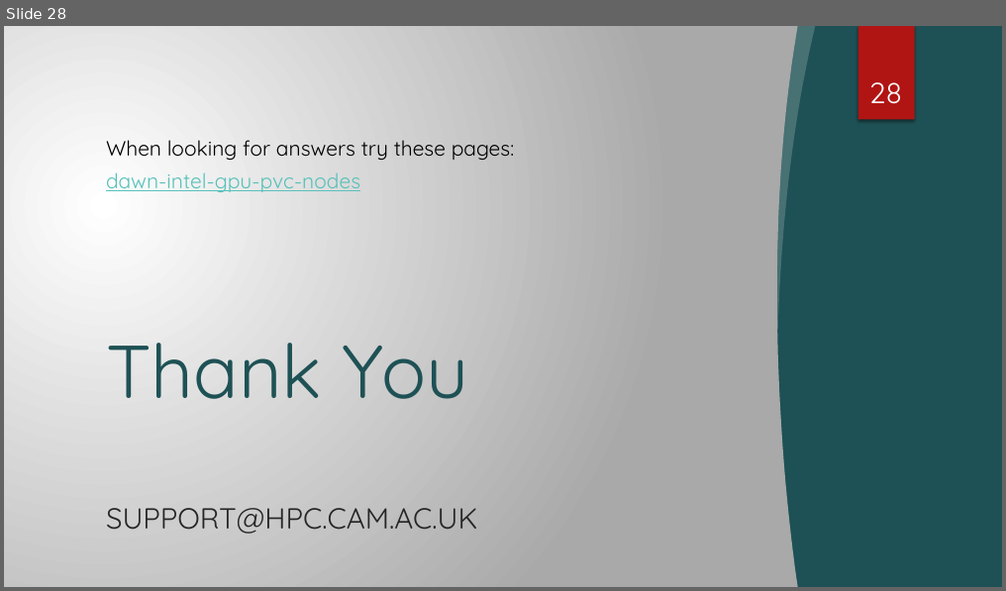
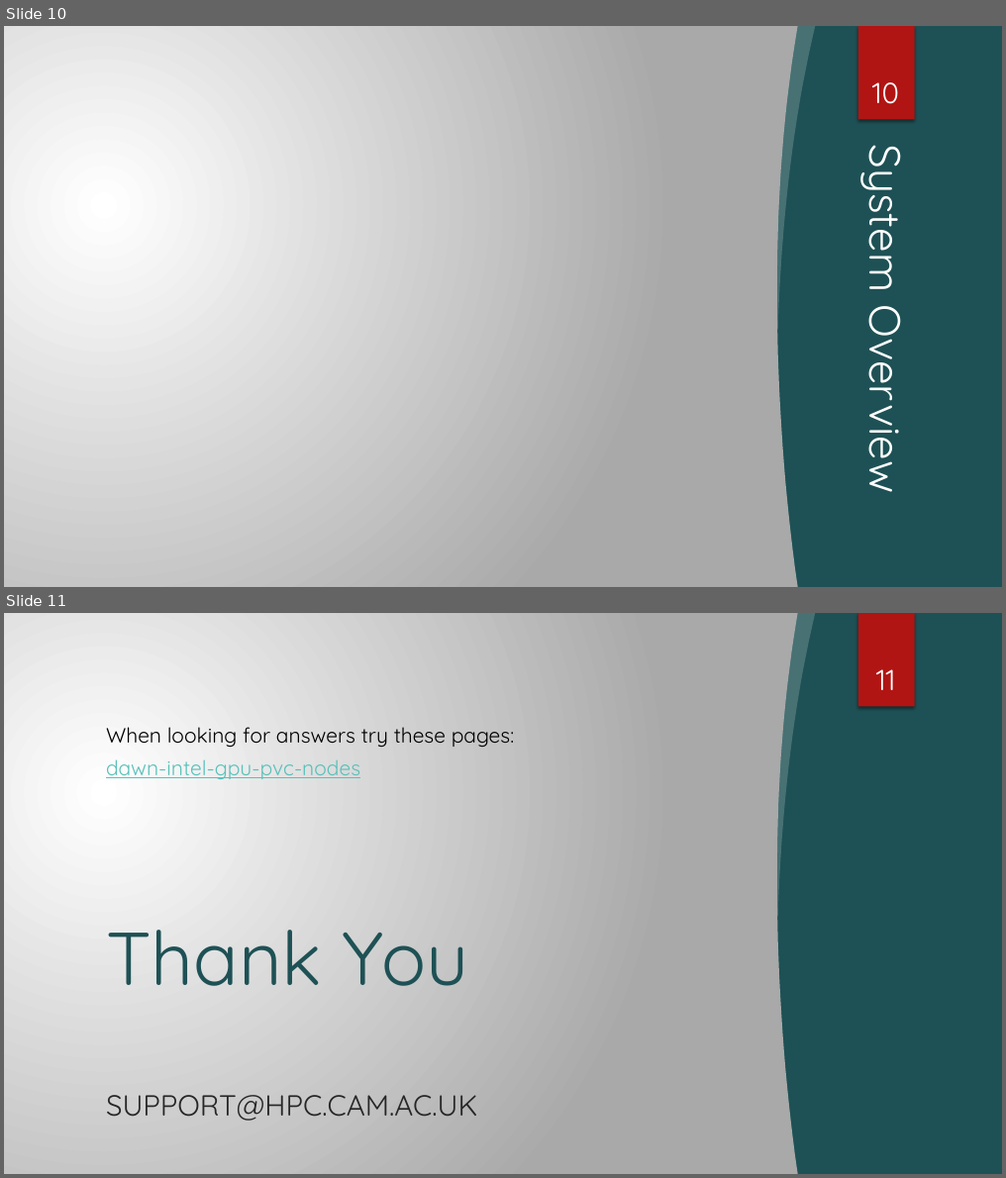
Before and after one commit to RSE-Cambridge/Intro-to-Dawn, a slide deck: Part3-PythonEnvironments/Slides/PyEnvs_onDAWN.pptx. Shown one above the other, each under a label of ours: slide 28 before the commit, slides 10 and 11 after it. The pictures are 1006x591 and 1006x1178 pixels, drawn with LibreOffice and Linux fonts; fonts in the diff are those of the drawing; grey boxes stand for pictures; background and template pictures are left out. Boxes give left, top, right and bottom in pixels: in the first picture for what was removed or moved away, otherwise in the second. Text is boxed around its words. In the diff, an @@ line names an element or a change of style, - is before the commit and + after.

```diff
--- a/Part3-PythonEnvironments/Slides/PyEnvs_onDAWN.pptx
+++ b/Part3-PythonEnvironments/Slides/PyEnvs_onDAWN.pptx
@@ slide 10 added at [4, 26, 1002, 587], background gradient #FFFFFF to #AAAAAA; not listed: 1 template element that a slide beside it also shows @@
@@ rectangle added at [4, 26, 1002, 587], fill #1E5155 @@
@@ freeform shape added at [4, 26, 798, 587], fill gradient #FFFFFF to #AAAAAA @@
@@ picture added at [659, 26, 790, 120] @@
@@ freeform shape added at [712, 26, 1002, 408], fill #F4A16F at 30% opacity @@
@@ freeform shape added at [770, 26, 816, 330], fill #F3F3F3 at 20% opacity @@
@@ rectangle added at [858, 26, 915, 120], fill #B01513 @@
@@ page number added at [872, 82, 899, 104], 28 pt, text #FFFFFF @@
+10
@@ freeform shape added at [810, 164, 1002, 587], outline #B01513 5.5 pt @@
@@ title added at [856, 160, 922, 487], 42 pt, text #FFFFFF @@
+System Overview
@@ picture added at [4, 245, 334, 587] @@
@@ picture added at [4, 263, 129, 457] @@
@@ picture added at [709, 525, 790, 587] @@
@@ what was slide 28 is now slide 11 @@
@@ page number at [876, 669, 896, 690]: text changed @@
-28
+11
```
Also in this commit, not shown: 3 slides changed, 6 other slides added, 24 slides removed, 1 other file.
